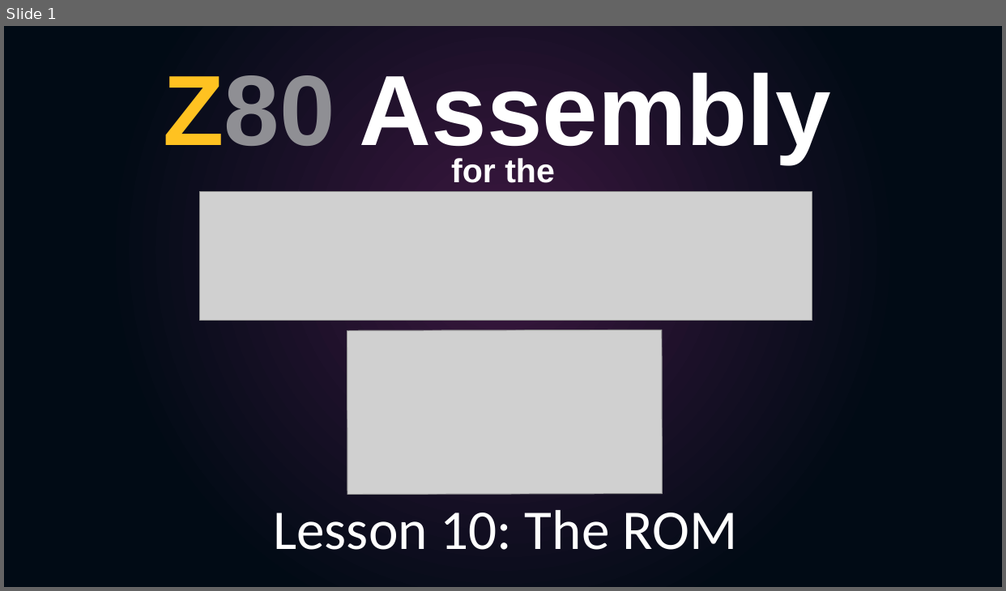
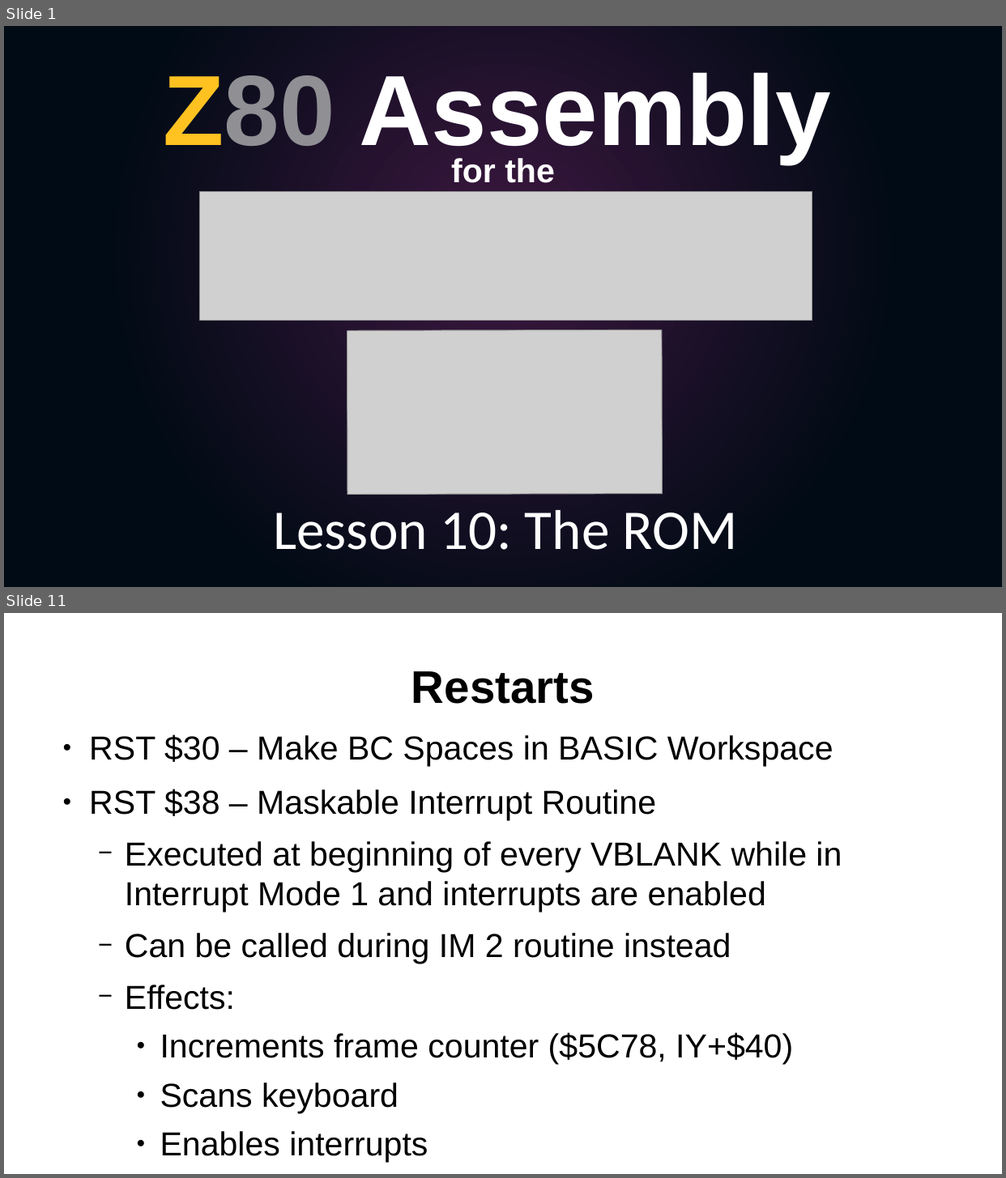
Before and after one commit to SlithyMatt/zxs-assembly-tutorial, a slide deck: Lesson10/Lesson10.odp. Shown one above the other, each under a label of ours: slide 1 before the commit, slides 1 and 11 after it; the slides between them are not shown. The pictures are 1006x591 and 1006x1178 pixels, drawn with LibreOffice and Linux fonts; fonts in the diff are those of the drawing; grey boxes stand for pictures. Boxes give left, top, right and bottom in pixels: in the first picture for what was removed or moved away, otherwise in the second. Text is boxed around its words. In the diff, an @@ line names an element or a change of style, - is before the commit and + after.

```diff
--- a/Lesson10/Lesson10.odp
+++ b/Lesson10/Lesson10.odp
@@ slide 11 added at (x1=4, y1=613, x2=1002, y2=1174), background #FFFFFF @@
@@ title added at (x1=411, y1=671, x2=594, y2=704), 44 pt, text #000000, bold @@
+Restarts
@@ text added at (x1=89, y1=735, x2=842, y2=1162), 32 pt, text #000000 @@
+● RST $30 – Make BC Spaces in BASIC Workspace
+● RST $38 – Maskable Interrupt Routine
+  − Executed at beginning of every VBLANK while in Interrupt Mode 1 and interrupts are enabled
+  − Can be called during IM 2 routine instead
+  − Effects:
+    ● Increments frame counter ($5C78, IY+$40)
+    ● Scans keyboard
+    ● Enables interrupts
```
Also in this commit, not shown: 2 slides changed, 11 other slides added, 2 slides removed.
